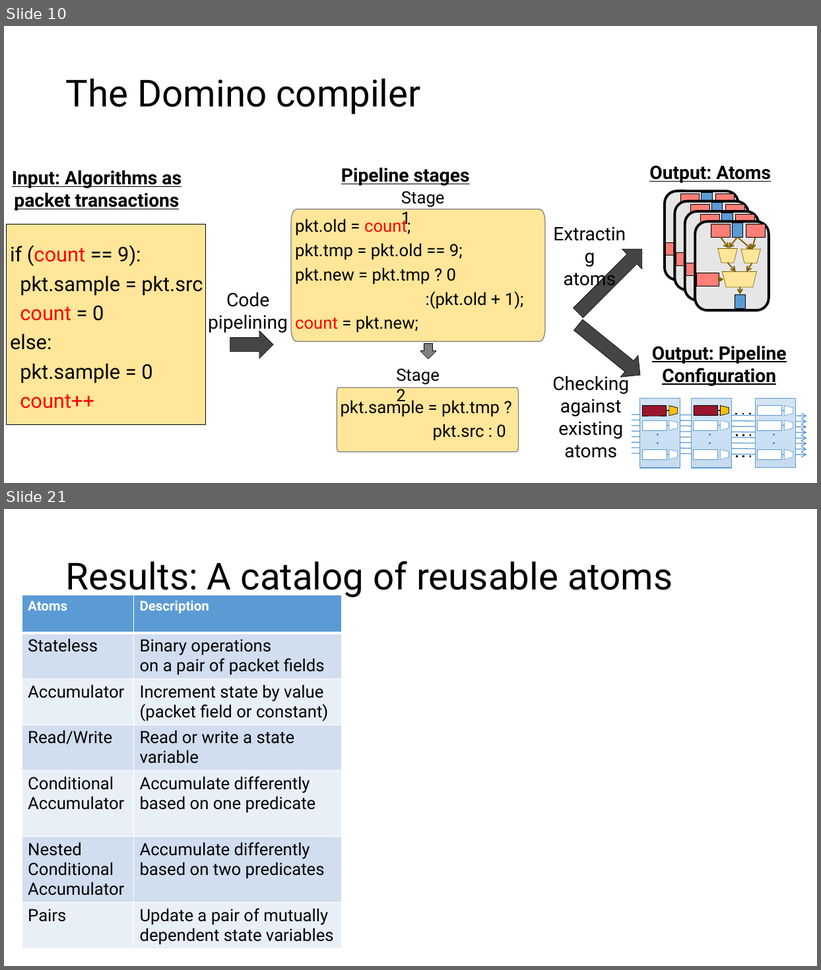
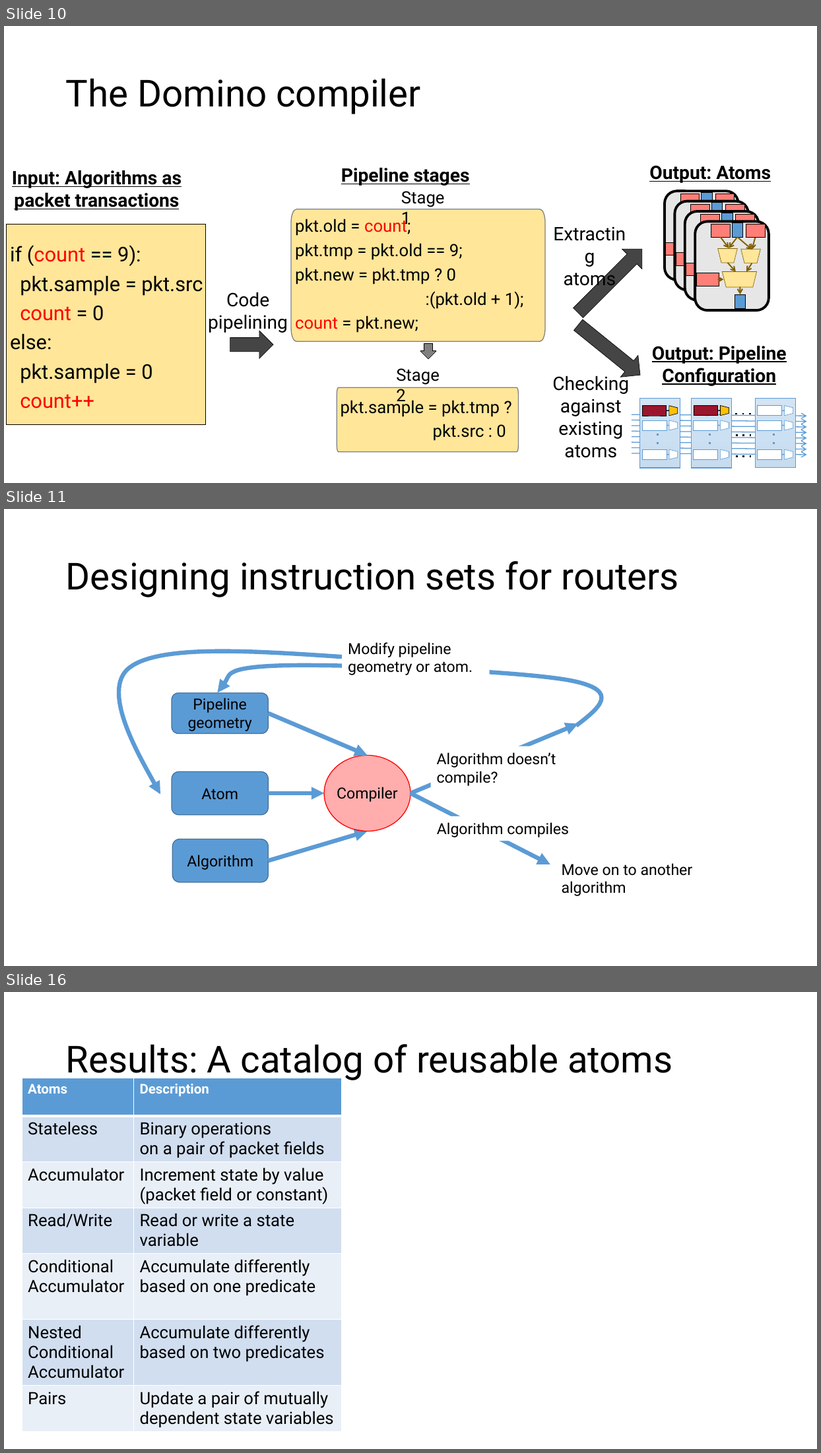
Before and after one commit to anirudhSK/pifo-domino-marple-ppts, a slide deck: uw_talk.pptx. Shown one above the other, each under a label of ours: slides 10 and 21 before the commit, slides 10, 11 and 16 after it; the slides between them are not shown. The pictures are 821x970 and 821x1453 pixels, drawn with LibreOffice and Linux fonts; fonts in the diff are those of the drawing. Boxes give left, top, right and bottom in pixels: in the first picture for what was removed or moved away, otherwise in the second. Text is boxed around its words. In the diff, an @@ line names an element or a change of style, - is before the commit and + after.

```diff
--- a/uw_talk.pptx
+++ b/uw_talk.pptx
@@ slide 11 added at [4,509,817,966], background #FFFFFF @@
@@ title added at [66,561,679,597], 44 pt, text #000000 @@
+Designing instruction sets for routers
@@ text added at [348,642,473,675], 18 pt, text #000000 @@
+Modify pipeline geometry or atom.
@@ freeform shape added at [121,651,342,795], outline #5B9BD5 5 pt @@
@@ freeform shape added at [217,665,602,725], outline #5B9BD5 5 pt @@
@@ rounded rectangle added at [172,693,268,734], fill #5B9BD5, outline #43739E 1 pt @@
@@ text added at [188,698,252,731], 18 pt, text #000000 @@
+Pipeline
+geometry
@@ arrow added from (268, 714) to (368, 755), #5B9BD5 5 pt @@
@@ arrow added from (411, 793) to (579, 723), #5B9BD5 5 pt @@
@@ ellipse added at [324,755,411,832], fill #FF0000 at 32% opacity, outline #FF0000 1 pt @@
@@ text added at [437,753,556,786], 18 pt, text #000000 @@
+Algorithm doesn’t compile?
@@ rounded rectangle added at [172,772,268,815], fill #5B9BD5, outline #43739E 1 pt, 18 pt, text #000000 @@
+Atom
@@ arrow added from (268, 793) to (324, 793), #5B9BD5 5 pt @@
@@ text added at [337,787,398,802], 18 pt, text #000000 @@
+Compiler
@@ arrow added from (411, 793) to (550, 865), #5B9BD5 5 pt @@
@@ text added at [437,823,569,838], 18 pt, text #000000 @@
+Algorithm compiles
@@ rounded rectangle added at [172,840,268,883], fill #5B9BD5, outline #43739E 1 pt, 18 pt, text #000000 @@
+Algorithm
@@ arrow added from (268, 861) to (368, 832), #5B9BD5 5 pt @@
@@ text added at [562,863,693,896], 18 pt, text #000000 @@
+Move on to another algorithm
@@ what was slide 21 is now slide 16 @@
```
Also in this commit, not shown: 6 slides changed, 5 other slides added, 1 slide removed.
